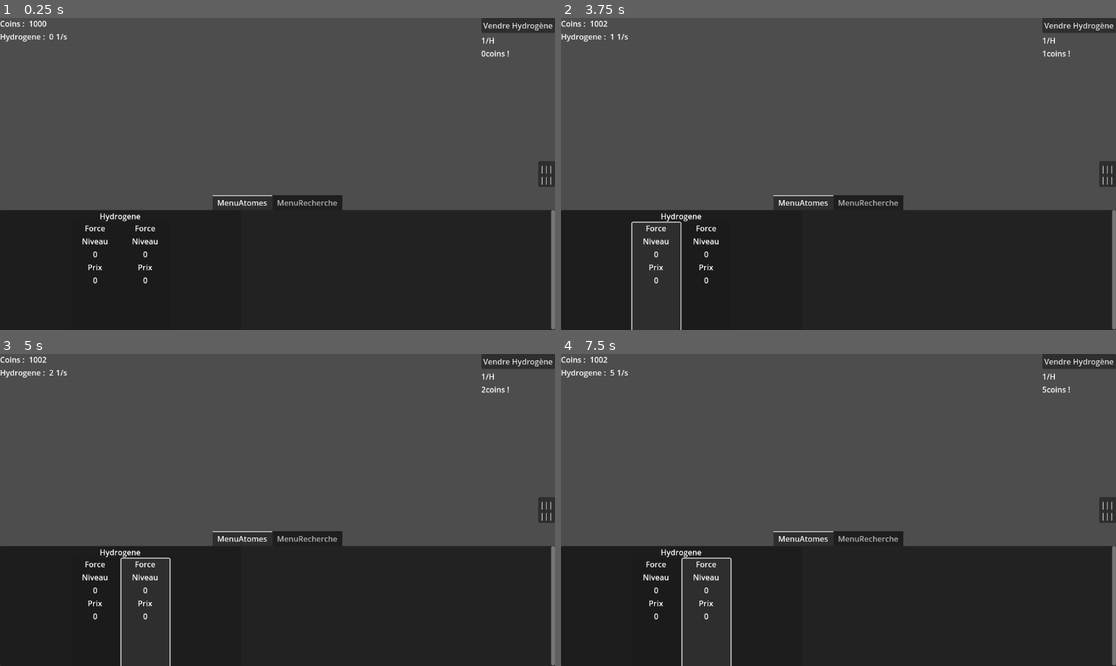
Above: before the commit, frames 1-4 (two rows, left to right).
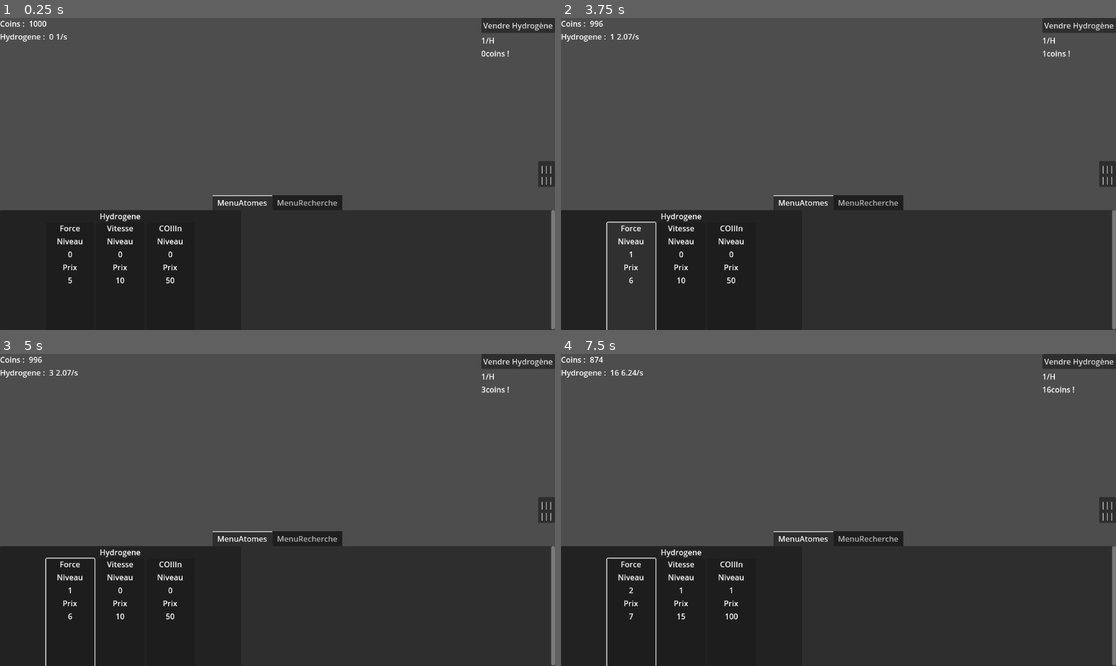
Above: after the commit, the same moments.

Repository: loquils/ASE
Game: Godot game, scene res://Game.tscn
Same seed, same stepped clock (60 frames per second), same inputs: the game is played once before the commit and once after it.
Inputs (mouse positions are in pixels of both pictures, inside the frame that each line leads up to; where the layout moved, square brackets give the same spot in the first picture):
- Up to frame 1 (0.25 s): no input
- Up to frame 2 (3.75 s): click "Vendre Hydrogène" at 0.5 s; click "||| |||" at 1.25 s; click "Vendre Hydrogène" at 2 s; click "||| |||" at 2.75 s; click (633, 276) [655, 276] at 3.5 s
- Up to frame 3 (5 s): click (144, 612) at 4.27 s
- Up to frame 4 (7.5 s): click (683, 612) at 5.02 s; click (733, 612) at 5.77 s; click (633, 612) [655, 612] at 6.5 s; click (705, 612) at 7.27 s

The runs differ from the first frame. In frame 1, 0.7% of the frame differs, in the area x 10-33%, y 66-86%; in frame 2, 1.1%; in frame 3, 1.2%; in frame 4, 1.3%, in the area x 5-93%, y 0-100%.

Commit message:
Généralisation attributs
Généralisation des attributs :
On peut en ajouter autant qu'on veut, ça crée l'UI automatiquement, faut juste tester avec d'autre atomes, pour voir si tout se génère automatiquement

Diff:
--- a/Game/ButtonAttribut.gd
+++ b/Game/ButtonAttribut.gd
@@ -6,8 +6,17 @@
 	Attribut = attribut
 	$VBoxContainer/NomLabel.text = Attribut.Nom
 	$VBoxContainer/Niveau.text = str(Attribut.Niveau)
-	#$VBoxContainer/Prix.text = str(Attribut.Niveau)
+	$VBoxContainer/Prix.text = str(Attribut.Atome.GetPrixAttribut(Attribut))
 
 # Called when the node enters the scene tree for the first time.
 func _ready():
 	pressed.connect(RechercheClick.AttributButtonEventTrigger.bind(Attribut))
+
+func _process(delta):
+	$VBoxContainer/Niveau.text = str(Attribut.Niveau)
+	$VBoxContainer/Prix.text = str(Attribut.Atome.GetPrixAttribut(Attribut))
+
+	if Attribut.Atome.GetPrixAttribut(Attribut) > RessourceManager.Coins:
+		disabled = true
+	else:
+		disabled = false
--- a/Game/CanvasPresentationAttributs.gd
+++ b/Game/CanvasPresentationAttributs.gd
@@ -8,16 +8,15 @@
 
 	$NomAtomeLabel.text = atome.Nom
 
-	for attribut in atome.NiveauxAttributs:
+	for attribut in atome.ListeAttribs:
 		var newBouton = AttributBoutton.instantiate()
-		newBouton._set_var(atome.AttributForce)
+		newBouton._set_var(attribut)
 		$HBoxContainer.add_child(newBouton)
 
 # Called when the node enters the scene tree for the first time.
 func _ready():
 	pass # Replace with function body.
 
-
 # Called every frame. 'delta' is the elapsed time since the previous frame.
 func _process(delta):
 	pass
--- a/Game/Classes/Atome.gd
+++ b/Game/Classes/Atome.gd
@@ -1,14 +1,8 @@
 class_name Atome
 
-var AttributForce = AttributAtome.new("Force", 0, 1.2, 1.07, 5)
+var ListeAttribs = []
 
 var Nom
-
-var NiveauxAttributs
-var CoefficientsAchatAttributs
-var CoefficientsRapportAttributs
-
-var PrixBaseAmelioAttributs
 
 var PrixBaseVenteAtome
 
@@ -20,15 +14,24 @@
 func _init(nom):
 	Nom = nom
 
-	NiveauxAttributs = {"Force" : 0, "Vitesse" : 0}
-	CoefficientsAchatAttributs = {"Force" : 1.2, "Vitesse" : 1.5}
-	CoefficientsRapportAttributs = {"Force" : 1.07, "Vitesse" : 1.10}
+	#ListeAttribs = [AttributAtome.new(self, "Force", 0, 1.2, 1.07, 5), AttributAtome.new(self, "Vitesse", 0, 1.5, 1.10, 10)]
 
-	PrixBaseAmelioAttributs = {"Force" : 5, "Vitesse" : 10}
 
 	PrixBaseVenteAtome = 1.0
 
 	ApportAtome = 1.0
+	#var coin = CoefficientsRapportAttributs["Force"] * NiveauxAttributs["Force"]
+	#var coin2 = CoefficientsRapportAttributs["Vitesse"] * NiveauxAttributs["Vitesse"]
 
-	AugmentationHydroForce =  CoefficientsRapportAttributs["Force"] * NiveauxAttributs["Force"]
-	AugmentationHydroVitesse = CoefficientsRapportAttributs["Vitesse"] * NiveauxAttributs["Vitesse"]
+func setAttributs(attributsListe):
+	ListeAttribs = attributsListe.duplicate()
+
+func GetPrixAttribut(attribut):
+	var prix = attribut.PrixBaseAmelio * pow(attribut.CoefficientAchat, attribut.Niveau)
+	return round(prix)
+
+func GetAugmentationsAttributs():
+	var attributsAddition = 0
+	for attribut in ListeAttribs:
+		attributsAddition += attribut.CoefficientRapport * attribut.Niveau
+	return attributsAddition
--- a/Game/Classes/AttributAtome.gd
+++ b/Game/Classes/AttributAtome.gd
@@ -1,14 +1,17 @@
 class_name AttributAtome
+
+var Atome
 
 var Nom
 var Niveau
 var CoefficientAchat
-var CoefficientsRapport
+var CoefficientRapport
 var PrixBaseAmelio
 
-func _init(nom, niveau, coefficientAchat, coefficientsRapport, prixBaseAmelio):
+func _init(atome, nom, niveau, coefficientAchat, coefficientRapport, prixBaseAmelio):
+	Atome = atome
 	Nom = nom
 	Niveau = niveau
 	CoefficientAchat = coefficientAchat
-	CoefficientsRapport = coefficientsRapport
+	CoefficientRapport = coefficientRapport
 	PrixBaseAmelio = prixBaseAmelio
--- a/Game/Game.gd
+++ b/Game/Game.gd
@@ -3,29 +3,25 @@
 var ListeAtomes
 
 func _ready():
-	ListeAtomes = {"Hydrogene" : Atome.new("Hydrogene")}
-
+	#ListeAtomes = {"Hydrogene" : Atome.new("Hydrogene")}
+	pass
 
 
 func _process(_delta):
-	var coin = ListeAtomes["Hydrogene"]
+	ListeAtomes = $MenuAllGame/MenuAtomes.ListeAtomes
 	$ParticulesContainer/HBoxContainer/Coins.text = str(RessourceManager.Coins)
 	$ParticulesContainer/HBoxContainer2/Hydrogene.text = str(RessourceManager.QuantiteesAtomes["Hydrogene"])
-
-	$ParticulesContainer/HBoxContainer2/HydrogeneParSec.text = str(coin.ApportAtome * (1 + coin.AugmentationHydroForce + coin.AugmentationHydroVitesse)) + "/s"
+	$ParticulesContainer/HBoxContainer2/HydrogeneParSec.text = str(ListeAtomes["Hydrogene"].ApportAtome * (1 + ListeAtomes["Hydrogene"].GetAugmentationsAttributs())) + "/s"
 
 	#Maj button amelio force
-	$MenuAllGame/MenuAtomes/Panel/HBoxContainer/AmelioForce/VBoxContainer/Niveau.text = str(coin.NiveauxAttributs["Force"])
-	var prix = round(coin.PrixBaseAmelioAttributs["Force"] * pow(coin.CoefficientsAchatAttributs["Force"], coin.NiveauxAttributs["Force"]))
-	$MenuAllGame/MenuAtomes/Panel/HBoxContainer/AmelioForce/VBoxContainer/Prix.text = str(prix)
-	#Maj button amelio vitesse
-	$MenuAllGame/MenuAtomes/Panel/HBoxContainer/AmelioVitesse/VBoxContainer/Niveau.text = str(coin.NiveauxAttributs["Vitesse"])
-	var prixv = round(coin.PrixBaseAmelioAttributs["Vitesse"] * pow(coin.CoefficientsAchatAttributs["Vitesse"], coin.NiveauxAttributs["Vitesse"]))
-	$MenuAllGame/MenuAtomes/Panel/HBoxContainer/AmelioVitesse/VBoxContainer/Prix.text = str(prixv)
+	#$MenuAllGame/MenuAtomes/Panel/HBoxContainer/AmelioForce/VBoxContainer/Niveau.text = str(coin.NiveauxAttributs["Force"])
+	#var prix = round(coin.PrixBaseAmelioAttributs["Force"] * pow(coin.CoefficientsAchatAttributs["Force"], coin.NiveauxAttributs["Force"]))
+	#$MenuAllGame/MenuAtomes/Panel/HBoxContainer/AmelioForce/VBoxContainer/Prix.text = str(prix)
+
 	#Maj Ui vente
-	var PrixVenteHydrogene = coin.PrixBaseVenteAtome * (1 + $MenuAllGame/MenuRecherche.CurrentBonusesResearches["PrixHydrogenePerCent"])
-	$VBoxVente/ValeurHydrogeneLabel.text = str(PrixVenteHydrogene) + "/H"
-	$VBoxVente/ValeurVenteLabel.text = str(PrixVenteHydrogene * RessourceManager.QuantiteesAtomes["Hydrogene"]) + "coins !"
+	var PrixVenteHydrogene = ListeAtomes["Hydrogene"].PrixBaseVenteAtome * (1 + $MenuAllGame/MenuRecherche.CurrentBonusesResearches["PrixHydrogenePerCent"])
+	$VBoxVente/ValeurHydrogeneLabel.text = str(ListeAtomes["Hydrogene"].PrixBaseVenteAtome) + "/H"
+	$VBoxVente/ValeurVenteLabel.text = str(ListeAtomes["Hydrogene"].PrixBaseVenteAtome * RessourceManager.QuantiteesAtomes["Hydrogene"]) + "coins !"
 
 
 func _on_bouton_menu_pressed():
@@ -33,31 +29,20 @@
 
 
 func _on_main_timer_timeout():
-	var coin = ListeAtomes["Hydrogene"]
-	coin.AugmentationHydroForce = coin.CoefficientsRapportAttributs["Force"] * coin.NiveauxAttributs["Force"]
-	coin.AugmentationHydroVitesse = coin.CoefficientsRapportAttributs["Vitesse"] * coin.NiveauxAttributs["Vitesse"]
-	RessourceManager.QuantiteesAtomes["Hydrogene"] += round(coin.ApportAtome * (1 + coin.AugmentationHydroForce + coin.AugmentationHydroVitesse))
+	RessourceManager.QuantiteesAtomes["Hydrogene"] += round(ListeAtomes["Hydrogene"].ApportAtome * (1 + ListeAtomes["Hydrogene"].GetAugmentationsAttributs()))
 
 
 
-func _on_amelio_force_pressed():
-	var coin = ListeAtomes["Hydrogene"]
-	var prix = round(coin.PrixBaseAmelioAttributs["Force"] * pow(coin.CoefficientsAchatAttributs["Force"], coin.NiveauxAttributs["Force"]))
-	if RessourceManager.Coins >= prix:
-		RessourceManager.Coins -= prix
-		coin.NiveauxAttributs["Force"] += 1
+#func _on_amelio_force_pressed():
+#	var coin = ListeAtomes["Hydrogene"]
+#	var prix = round(coin.PrixBaseAmelioAttributs["Force"] * pow(coin.CoefficientsAchatAttributs["Force"], coin.NiveauxAttributs["Force"]))
+#	if RessourceManager.Coins >= prix:
+#		RessourceManager.Coins -= prix
+#		coin.NiveauxAttributs["Force"] += 1
 
-
-func _on_amelio_vitesse_pressed():
-	var coin = ListeAtomes["Hydrogene"]
-	var prix = round(coin.PrixBaseAmelioAttributs["Vitesse"] * pow(coin.CoefficientsAchatAttributs["Vitesse"], coin.NiveauxAttributs["Vitesse"]))
-	if RessourceManager.Coins >= prix:
-		RessourceManager.Coins -= prix
-		coin.NiveauxAttributs["Vitesse"] += 1
 
 
 func _on_button_vendre_pressed():
-	var coin = ListeAtomes["Hydrogene"]
-	var PrixVenteHydrogene = coin.PrixBaseVenteAtome * (1.0 + $MenuAllGame/MenuRecherche.CurrentBonusesResearches["PrixHydrogenePerCent"])
+	var PrixVenteHydrogene = ListeAtomes["Hydrogene"].PrixBaseVenteAtome * (1.0 + $MenuAllGame/MenuRecherche.CurrentBonusesResearches["PrixHydrogenePerCent"])
 	RessourceManager.Coins += PrixVenteHydrogene * RessourceManager.QuantiteesAtomes["Hydrogene"]
 	RessourceManager.QuantiteesAtomes["Hydrogene"] = 0
--- a/Game/Game.tscn
+++ b/Game/Game.tscn
@@ -95,103 +95,6 @@
 layout_mode = 2
 script = ExtResource("2_u5aa5")
 
-[node name="Panel" type="Panel" parent="MenuAllGame/MenuAtomes"]
-layout_mode = 1
-anchors_preset = 15
-anchor_right = 1.0
-anchor_bottom = 1.0
-grow_horizontal = 2
-grow_vertical = 2
-
-[node name="HBoxContainer" type="HBoxContainer" parent="MenuAllGame/MenuAtomes/Panel"]
-layout_mode = 1
-anchors_preset = 12
-anchor_top = 1.0
-anchor_right = 1.0
-anchor_bottom = 1.0
-offset_top = -149.0
-offset_bottom = 1.0
-grow_horizontal = 2
-grow_vertical = 0
-
-[node name="AmelioForce" type="Button" parent="MenuAllGame/MenuAtomes/Panel/HBoxContainer"]
-visible = false
-custom_minimum_size = Vector2(100, 0)
-layout_mode = 2
-
-[node name="VBoxContainer" type="VBoxContainer" parent="MenuAllGame/MenuAtomes/Panel/HBoxContainer/AmelioForce"]
-layout_mode = 1
-anchors_preset = 15
-anchor_right = 1.0
-anchor_bottom = 1.0
-grow_horizontal = 2
-grow_vertical = 2
-
-[node name="ForceLabel" type="Label" parent="MenuAllGame/MenuAtomes/Panel/HBoxContainer/AmelioForce/VBoxContainer"]
-layout_mode = 2
-size_flags_vertical = 0
-text = "Force"
-horizontal_alignment = 1
-
-[node name="NiveauLabel" type="Label" parent="MenuAllGame/MenuAtomes/Panel/HBoxContainer/AmelioForce/VBoxContainer"]
-layout_mode = 2
-text = "Niveau"
-horizontal_alignment = 1
-
-[node name="Niveau" type="Label" parent="MenuAllGame/MenuAtomes/Panel/HBoxContainer/AmelioForce/VBoxContainer"]
-layout_mode = 2
-text = "0"
-horizontal_alignment = 1
-
-[node name="PrixLabel" type="Label" parent="MenuAllGame/MenuAtomes/Panel/HBoxContainer/AmelioForce/VBoxContainer"]
-layout_mode = 2
-text = "Prix"
-horizontal_alignment = 1
-
-[node name="Prix" type="Label" parent="MenuAllGame/MenuAtomes/Panel/HBoxContainer/AmelioForce/VBoxContainer"]
-layout_mode = 2
-text = "0"
-horizontal_alignment = 1
-
-[node name="AmelioVitesse" type="Button" parent="MenuAllGame/MenuAtomes/Panel/HBoxContainer"]
-visible = false
-custom_minimum_size = Vector2(100, 0)
-layout_mode = 2
-
-[node name="VBoxContainer" type="VBoxContainer" parent="MenuAllGame/MenuAtomes/Panel/HBoxContainer/AmelioVitesse"]
-layout_mode = 1
-anchors_preset = 15
-anchor_right = 1.0
-anchor_bottom = 1.0
-grow_horizontal = 2
-grow_vertical = 2
-
-[node name="VitesseLabel" type="Label" parent="MenuAllGame/MenuAtomes/Panel/HBoxContainer/AmelioVitesse/VBoxContainer"]
-layout_mode = 2
-size_flags_vertical = 0
-text = "Vitesse"
-horizontal_alignment = 1
-
-[node name="NiveauLabel" type="Label" parent="MenuAllGame/MenuAtomes/Panel/HBoxContainer/AmelioVitesse/VBoxContainer"]
-layout_mode = 2
-text = "Niveau"
-horizontal_alignment = 1
-
-[node name="Niveau" type="Label" parent="MenuAllGame/MenuAtomes/Panel/HBoxContainer/AmelioVitesse/VBoxContainer"]
-layout_mode = 2
-text = "0"
-horizontal_alignment = 1
-
-[node name="PrixLabel" type="Label" parent="MenuAllGame/MenuAtomes/Panel/HBoxContainer/AmelioVitesse/VBoxContainer"]
-layout_mode = 2
-text = "Prix"
-horizontal_alignment = 1
-
-[node name="Prix" type="Label" parent="MenuAllGame/MenuAtomes/Panel/HBoxContainer/AmelioVitesse/VBoxContainer"]
-layout_mode = 2
-text = "0"
-horizontal_alignment = 1
-
 [node name="ScrollContainer" type="ScrollContainer" parent="MenuAllGame/MenuAtomes"]
 layout_mode = 1
 anchors_preset = 15
@@ -243,5 +146,3 @@
 [connection signal="pressed" from="VBoxVente/ButtonVendre" to="." method="_on_button_vendre_pressed"]
 [connection signal="pressed" from="BoutonMenu" to="." method="_on_bouton_menu_pressed"]
 [connection signal="toggled" from="BoutonMenu" to="." method="_on_bouton_menu_toggled"]
-[connection signal="pressed" from="MenuAllGame/MenuAtomes/Panel/HBoxContainer/AmelioForce" to="." method="_on_amelio_force_pressed"]
-[connection signal="pressed" from="MenuAllGame/MenuAtomes/Panel/HBoxContainer/AmelioVitesse" to="." method="_on_amelio_vitesse_pressed"]
--- a/Game/MenuAtomes.gd
+++ b/Game/MenuAtomes.gd
@@ -9,7 +9,10 @@
 	#On connecte ici l'appuie du bouton lors de l'achat d'un attribut
 	RechercheClick.connect("Attribut_button_pressed", AchatAttributButtonPressed)
 
-	ListeAtomes = {"Hydrogene" : Atome.new("Hydrogene")}
+	var newAtome = Atome.new("Hydrogene")
+	var ListeAttribsTest = [AttributAtome.new(newAtome, "Force", 0, 1.2, 1.07, 5), AttributAtome.new(newAtome, "Vitesse", 0, 1.5, 1.10, 10), AttributAtome.new(newAtome, "COIIIn", 0, 2, 2, 50)]
+	newAtome.setAttributs(ListeAttribsTest)
+	ListeAtomes = {"Hydrogene" : newAtome}
 
 	#Il faut générer un canvas de présentation avec Nom, et une liste de boutons
 	for atomeNom in ListeAtomes:
@@ -23,3 +26,14 @@
 
 func AchatAttributButtonPressed(attribut):
 	print(attribut.Nom)
+
+	#if ListeAtomes[posAtome].Achete:
+	#	return
+
+	if attribut.Atome.GetPrixAttribut(attribut) > RessourceManager.Coins:
+		return
+
+	attribut.Niveau += 1
+
+	RessourceManager.Coins -= attribut.Atome.GetPrixAttribut(attribut)
+	print("Attribut " + attribut.Nom + " achetée ! Niveau : " + str(attribut.Niveau))
